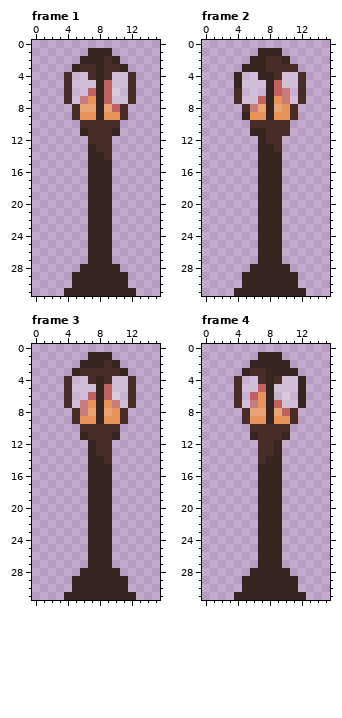
Two states of a pixel-art file, EverlastingRejuvenation_Art/Environment/Lamppost.aseprite. Above is the file before it was changed.
16x32 pixels, 6 frames. Colours within 5 levels of each other are drawn and written as one. Shown: frame 1, frame 2, frame 3, frame 4. The commit also changed other frames, which this record leaves out.
The result:
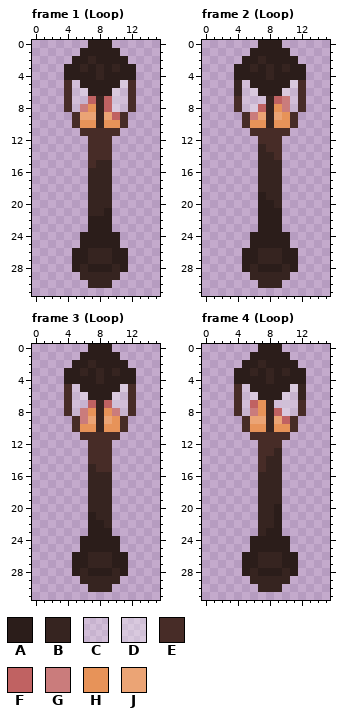
Palette (. is transparent): A #2b1d1a  B #362420  C #ffffff3c  D #ffffff5c  E #472c27  F #c06262  G #ca7c7c  H #e79359  J #eba475
The edit:
Frame 1 (Loop), layers "Post", "Glass", "Fire":
y 0: x 7..9 ... -> AAA
y 1: x 6..10 .BBB. -> AAAAA
y 2: x 5..6 .B -> AA; x 8..11 BEB. -> AAAA
y 3: x 4..7 .BEE -> AABA; x 9..12 EEB. -> ABAA
y 4: x 4..7 ECCE -> AAAA; x 9..12 ECDE -> AAAA
y 5: x 6..11 DCBFDC -> AAAAAD
y 6: x 6..9 CFBF -> DAAA
y 7: x 6..7 GH -> CF
y 8: x 4..7 .EJJ -> ECGH; x 9..12 JFE. -> FDCE
y 9: x 6..7 HH -> JJ; x 9..10 HH -> JF
y 10: x 5..11 .EEEEE. -> EHHBHHE
y 11: x 6 B -> E; x 10 B -> E
y 13: x 7 B -> E
y 14: x 7..8 BB -> EE
y 15: x 7 B -> E
y 21: x 9 B -> A
y 22..23: x 7..9 BBB -> AAA
y 24..25: x 6..10 .BBB. -> AAAAA
y 26..27: x 5..6 .. -> AA; x 10..11 .. -> AA
y 28: x 5 . -> A; x 7..9 BBB -> AAA; x 11 . -> A
y 29: x 5 B -> .; x 11 B -> .
y 30: x 5..6 BB -> ..; x 10..11 BB -> ..
y 31: x 4..12 BBBBBBBBB -> .........
Frame 2 (Loop), layers "Post", "Glass", "Fire":
y 0: x 7..9 ... -> AAA
y 1: x 6..10 .BBB. -> AAAAA
y 2: x 5..6 .B -> AA; x 8..11 EEB. -> AAAA
y 3: x 4..5 .B -> AA; x 7..12 BEEEE. -> ABABAA
y 4: x 4..7 BCCB -> AAAA; x 9..12 ECDE -> AAAA
y 5: x 6..11 DCBFDC -> AAAAAD
y 6: x 4 E -> B; x 6..10 CCBFG -> DAAAD
y 7: x 6..7 DF -> CC; x 9 H -> F
y 8: x 4..7 .EGJ -> ECDF; x 9..12 JHE. -> HGCE
y 9: x 5..7 BHH -> EGJ; x 9 H -> J
y 10: x 5..11 .EEEEE. -> EHHBHHE
y 11: x 6..7 BB -> EE
y 12: x 7 B -> E
y 13: x 8 B -> E
y 14: x 9 B -> E
y 19: x 7 B -> A
y 20: x 7..8 BB -> AA
y 21..23: x 7..9 BBB -> AAA
y 24..25: x 6..10 .BBB. -> AAAAA
y 26..27: x 5..6 .. -> AA; x 10..11 .. -> AA
y 28: x 5 . -> A; x 7..9 BBB -> AAA; x 11 . -> A
y 29: x 5 B -> .; x 11 B -> .
y 30: x 5..6 BB -> ..; x 10..11 BB -> ..
y 31: x 4..12 BBBBBBBBB -> .........
Frame 3 (Loop), layers "Post", "Glass", "Fire":
y 0: x 7..9 ... -> AAA
y 1: x 6..10 .BBB. -> AAAAA
y 2: x 5..6 .B -> AA; x 8..11 BEB. -> AAAA
y 3: x 4..12 .BEEEEEB. -> AABABABAA
y 4: x 4..7 ECCE -> AAAA; x 9..12 ECDE -> AAAA
y 5: x 6..11 DCBFDC -> AAAAAD
y 6: x 6..9 CFBF -> DAAA
y 7: x 6..7 GH -> CF; x 9..10 HG -> FD
y 8: x 4..5 .E -> EC; x 7 J -> H; x 9..12 JHE. -> HGCE
y 9: x 6..7 HH -> GJ; x 9 H -> J
y 10: x 5..11 .EEEEE. -> EHHBHHE
y 11: x 6 B -> E; x 10 B -> E
y 12..13: x 7 B -> E
y 14: x 7..8 BB -> EE
y 15: x 8..9 BB -> EE
y 21: x 7 B -> A
y 22: x 7..8 BB -> AA
y 23: x 7..9 BBB -> AAA
y 24..25: x 6..10 .BBB. -> AAAAA
y 26..27: x 5..6 .. -> AA; x 10..11 .. -> AA
y 28: x 5 . -> A; x 7..9 BBB -> AAA; x 11 . -> A
y 29: x 5 B -> .; x 11 B -> .
y 30: x 5..6 BB -> ..; x 10..11 BB -> ..
y 31: x 4..12 BBBBBBBBB -> .........
Frame 4 (Loop), layers "Post", "Glass", "Fire":
y 0: x 7..9 ... -> AAA
y 1: x 6..10 .BBB. -> AAAAA
y 2: x 5..6 .B -> AA; x 8..11 BBB. -> AAAA
y 3: x 4..7 .BEE -> AABA; x 9 B -> A; x 11..12 B. -> AA
y 4: x 4..7 ECCE -> AAAA; x 9..12 ECDB -> AAAA
y 5: x 6..11 DFBCDC -> AAAAAD
y 6: x 6..9 FHBC -> DAAA
y 7: x 6 G -> F; x 9 F -> C; x 12 B -> E
y 8: x 4..7 .EJJ -> ECGH; x 9..12 JFE. -> FDCE
y 9: x 6..7 HH -> JJ; x 9..10 HH -> JF
y 10: x 5..11 .EEEEE. -> EHHBHHE
y 11: x 6 B -> E; x 10 B -> E
y 12: x 9 B -> E
y 15: x 7 B -> E
y 20..22: x 9 B -> A
y 23: x 8..9 BB -> AA
y 24..25: x 6..10 .BBB. -> AAAAA
y 26..27: x 5..6 .. -> AA; x 10..11 .. -> AA
y 28: x 5 . -> A; x 7..9 BBB -> AAA; x 11 . -> A
y 29: x 5 B -> .; x 11 B -> .
y 30: x 5..6 BB -> ..; x 10..11 BB -> ..
y 31: x 4..12 BBBBBBBBB -> .........
Pixel boxes of the changes (left, top, right, bottom) in both pictures:
changed: (64, 40, 136, 168)
changed: (64, 208, 136, 296)
changed: (234, 40, 306, 160)
changed: (234, 192, 306, 296)
changed: (64, 344, 136, 472)
changed: (64, 512, 136, 600)
changed: (234, 344, 306, 600)
